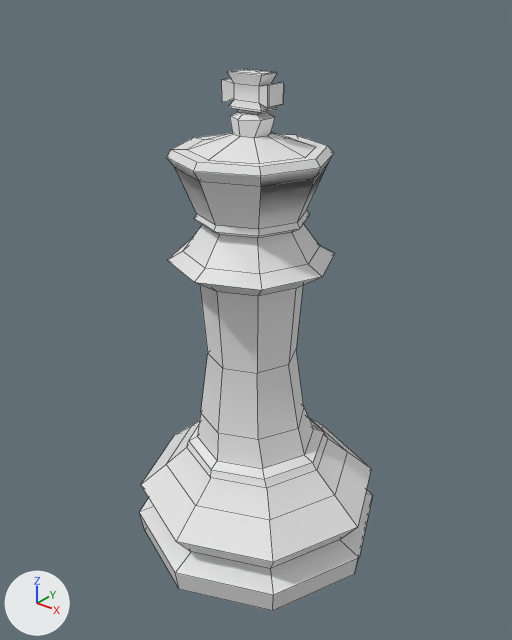
What one commit did to the Blender file LowPolyChess/chess_set/Models/Pieces/king.blend.
The view is the same before and after, from a 50 mm lens placed at (0.0668, -0.0841, 0.0955), pointed at (-0.0001, -0.0005, 0.0437). Lighting does not change. The marker at lower left points along +X, +Y and +Z. Mesh edges are drawn as thin lines.

The older version as bpy lines, for what is in view:
```python
me_cylinder = bpy.data.meshes.new('Cylinder')
me_cylinder.from_pydata(...)  # 264 vertices, 262 faces; spans x -0.0196..0.0196, y -0.0196..0.0196, z 0.0..0.0792
me_cylinder.polygons.foreach_set('use_smooth', [True] * 262)
ob_king = bpy.data.objects.new('King', me_cylinder)
ob_king.location = (0.0, 0.0, 0.0)
ob_king.scale = (1.15, 1.15, 1.05)
```
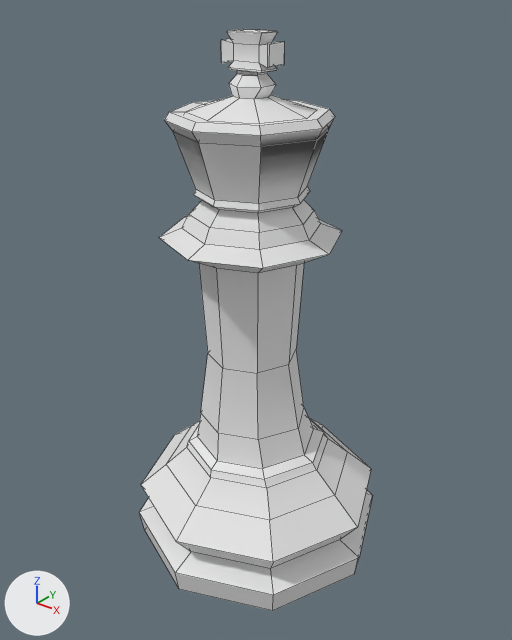
Where the change shows, as pixel boxes (x1, y1, x2, y2) in the pictures (512 x 640 px):
'King', reshaped (7% taller): before (139, 69, 373, 611); after (139, 29, 373, 611)
part 1 of me_cylinder, built on: before (166, 69, 335, 373); after (159, 29, 342, 373)

What changed in the scene script:
```text
Change me_cylinder:
    used by ob_king; location = (0.0, 0.0, 0.0); scale = (1.15, 1.15, 1.05)
    remove me_cylinder.from_pydata(...)  # 264 vertices, 262 faces; spans x -0.0196..0.0196, y -0.0196..0.0196, z 0.0..0.0792
    add me_cylinder.from_pydata(...)  # 272 vertices, 270 faces; spans x -0.0196..0.0196, y -0.0196..0.0196, z 0.0..0.0843
    me_cylinder part 1
    8 faces are deleted
    93 vertices in x -0.0121..0.0101, y -0.0114..0.0108, z 0.0659..0.079 move by (0.0, 0.0, 0.0052)
    37 vertices in x -0.0095..0.0093, y -0.0108..0.0099, z 0.0686..0.0792 move by (0.0, 0.0, 0.0051)
    16 vertices in x -0.0107..0.0086, y -0.0098..0.0095, z 0.0489..0.0533 move by (0.0, 0.0, 0.0036)
    4 vertices in x -0.0036..0.0016, y -0.0015..0.0015, z 0.073 move by (0.0, 0.0, 0.0043)
    34 vertices move from x -0.0129..0.0108, y -0.012..0.0118, z 0.0519..0.073 to x -0.0139..0.0118, y -0.0129..0.0127, z 0.0556..0.0773
    8 vertices are added at x -0.0085..0.0066, y -0.0077..0.0074, z 0.0628
    16 new faces join them
```
